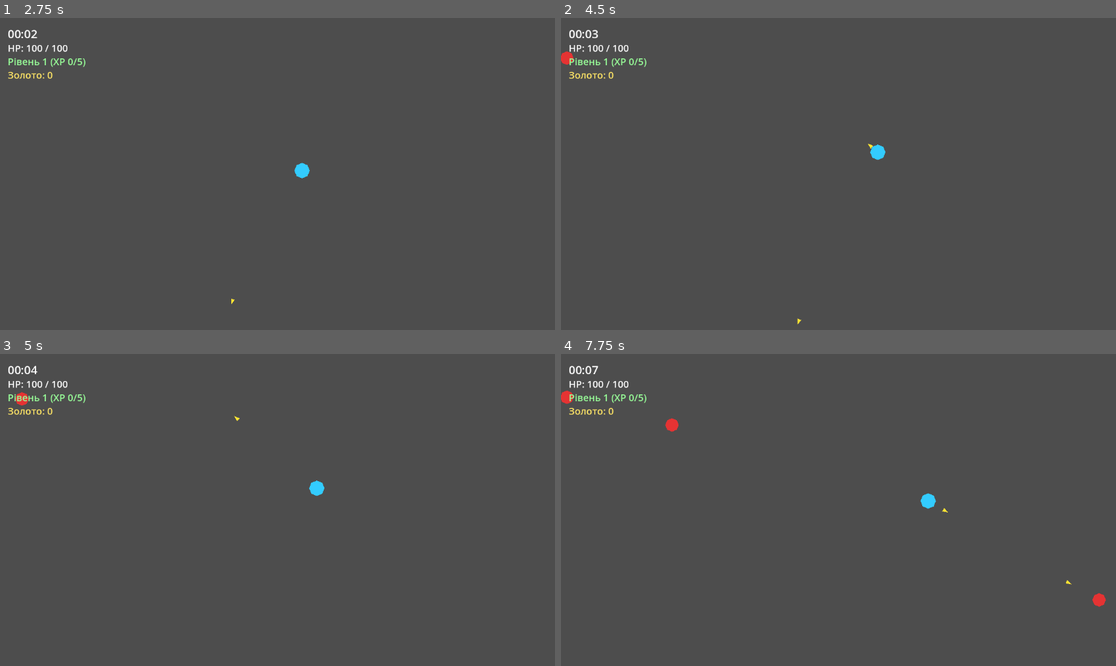
Above: before the commit, frames 1-4 (two rows, left to right).
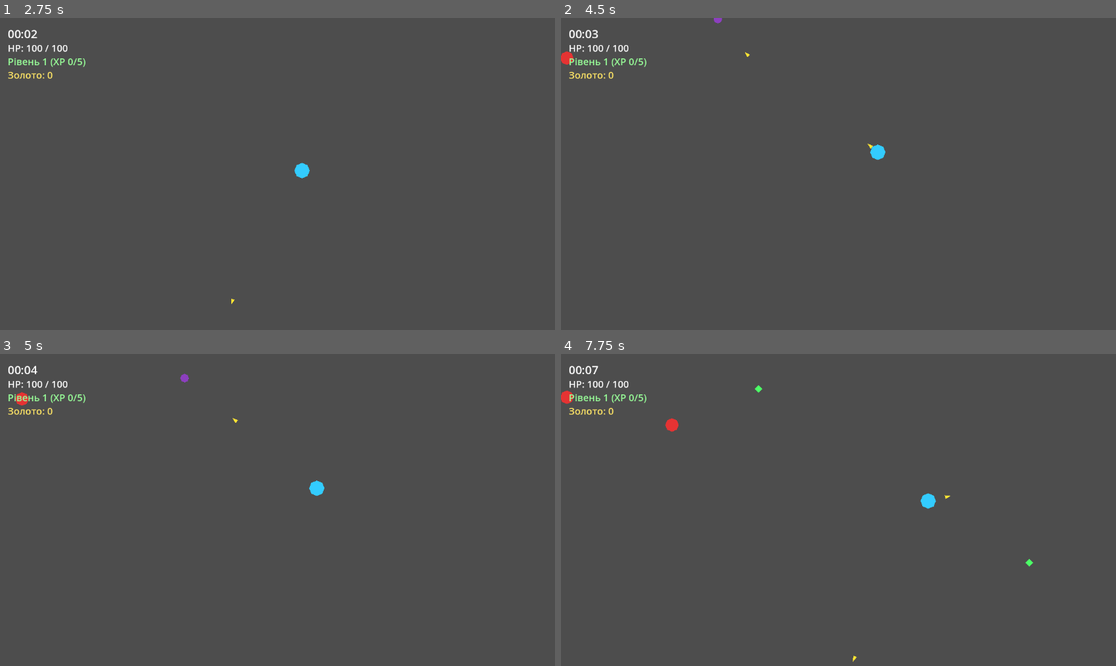
Above: after the commit, the same moments.

Repository: dmytro-matviiv/Run-horde
Game: Godot game, scene res://scenes/main.tscn
Two runs of this game, one before a commit and one after it. Both use one fixed random seed, a clock stepped at 60 frames per second and the inputs below.
Inputs (mouse positions are in pixels of both pictures, inside the frame that each line leads up to):
- Up to frame 1 (2.75 s): click "Грати" at 0.5 s; tap Enter at 1.25 s; move the mouse to (399, 158) at 1.27 s; click (399, 158) at 1.42 s; tap Space at 2 s; drag from (166, 189) to (277, 174) at 2.02 s
- Up to frame 2 (4.5 s): move the mouse to (894, 105) at 2.77 s; click (894, 105) at 2.92 s; tap Enter at 3.5 s; drag from (810, 236) to (860, 170) at 3.52 s; tap Space at 4.25 s; move the mouse to (1005, 220) at 4.27 s; click (1005, 220) at 4.42 s
- Up to frame 3 (5 s): no input
- Up to frame 4 (7.75 s): drag from (672, 463) to (877, 488) at 5.02 s; move the mouse to (866, 510) at 5.77 s; click (866, 510) at 5.92 s; drag from (755, 432) to (905, 491) at 6.52 s; move the mouse to (960, 494) at 7.27 s; click (960, 494) at 7.42 s

Frame 1 is identical in both runs. In frame 2, less than 0.1% of the frame differs, in the area x 27-57%, y 0-99%; in frame 3, less than 0.1%; in frame 4, 0.2%, in the area x 34-99%, y 10-99%.

Commit message:
Фаза 5 (1/3): 5 типів ворогів + 2 боси
Вороги стали дата-драйвовими: EnemyDef (data/enemies/*.tres) описує
стати/вигляд/поведінку одного типу, той самий enemy.tscn/пул
обслуговує всі типи — форма колізії й спрайт перебудовуються заново
при кожному spawn() (новий CircleShape2D), а не мутують спільний
ресурс, який міг би розлитись на інші інстанси в пулі.

5 типів: скелет (базовий), кажан (швидкий/слабкий), голем
(повільний/танк), лучник (дальня атака — новий enemy_projectile.gd,
пуляться так само, як снаряди героя), павук-підривник (вибух по
героєві при смерті). Спавнер обирає тип зважено (spawn_weight) серед
доступних на поточній хвилині (min_spawn_minute).

2 боси (Кістяний Король на 2:00, Голем-Руйнівник на 4:00) — той
самий EnemyDef/enemy.tscn, спавняться напряму спавнером за часом, а
не через звичайний зважений розподіл.

Прибрав старі Balance.ENEMY_* константи (єдиний тип) — тепер стати
живуть у EnemyDef, це не мало дублюватись у двох місцях.

Co-Authored-By: Claude Sonnet 5 <noreply@anthropic.com>

Diff:
--- a/data/balance.gd
+++ b/data/balance.gd
@@ -18,13 +18,9 @@
 const WEAPON_PROJECTILE_SPEED := 400.0
 const WEAPON_PIERCE := 0            # скільки ворогів пробиває наскрізь
 
-# Вороги (базовий тип)
-const ENEMY_HP_BASE := 20.0
-const ENEMY_HP_PER_MINUTE := 6.0    # HP = BASE + PER_MINUTE * хвилина_рану
-const ENEMY_DAMAGE := 8.0
-const ENEMY_SPEED := 70.0
-const ENEMY_XP_DROP := 1
-const ENEMY_GOLD_DROP := 1
+# Вороги — конкретні стати кожного типу тепер в data/enemies/*.tres
+# (EnemyDef), тут лишається тільки спільне для всіх снарядів ворогів.
+const ENEMY_PROJECTILE_SPEED := 250.0
 
 # Спавн ворогів
 const SPAWN_RATE_START := 1.5       # ворогів/сек на старті рану
--- /dev/null
+++ b/data/enemies/archer.tres
@@ -0,0 +1,20 @@
+[gd_resource type="Resource" load_steps=2 format=3]
+
+[ext_resource type="Script" path="res://data/enemies/enemy_def.gd" id="1"]
+
+[resource]
+script = ExtResource("1")
+id = &"archer"
+title = "Лучник"
+hp_base = 14.0
+hp_per_minute = 3.5
+damage = 7.0
+speed = 65.0
+xp_drop = 1
+gold_drop = 2
+radius = 12.0
+color = Color(0.3, 0.75, 0.35, 1)
+attack_type = "ranged"
+explodes_on_death = false
+min_spawn_minute = 1.5
+spawn_weight = 2.5
--- /dev/null
+++ b/data/enemies/bat.tres
@@ -0,0 +1,20 @@
+[gd_resource type="Resource" load_steps=2 format=3]
+
+[ext_resource type="Script" path="res://data/enemies/enemy_def.gd" id="1"]
+
+[resource]
+script = ExtResource("1")
+id = &"bat"
+title = "Кажан"
+hp_base = 10.0
+hp_per_minute = 2.5
+damage = 5.0
+speed = 150.0
+xp_drop = 1
+gold_drop = 1
+radius = 9.0
+color = Color(0.55, 0.25, 0.75, 1)
+attack_type = "melee"
+explodes_on_death = false
+min_spawn_minute = 0.0
+spawn_weight = 4.0
--- /dev/null
+++ b/data/enemies/bomber_spider.tres
@@ -0,0 +1,20 @@
+[gd_resource type="Resource" load_steps=2 format=3]
+
+[ext_resource type="Script" path="res://data/enemies/enemy_def.gd" id="1"]
+
+[resource]
+script = ExtResource("1")
+id = &"bomber_spider"
+title = "Павук-підривник"
+hp_base = 16.0
+hp_per_minute = 4.0
+damage = 12.0
+speed = 95.0
+xp_drop = 1
+gold_drop = 2
+radius = 11.0
+color = Color(0.95, 0.55, 0.15, 1)
+attack_type = "melee"
+explodes_on_death = true
+min_spawn_minute = 2.0
+spawn_weight = 2.0
--- /dev/null
+++ b/data/enemies/boss_bone_king.tres
@@ -0,0 +1,20 @@
+[gd_resource type="Resource" load_steps=2 format=3]
+
+[ext_resource type="Script" path="res://data/enemies/enemy_def.gd" id="1"]
+
+[resource]
+script = ExtResource("1")
+id = &"boss_bone_king"
+title = "Кістяний Король"
+hp_base = 500.0
+hp_per_minute = 0.0
+damage = 20.0
+speed = 55.0
+xp_drop = 15
+gold_drop = 30
+radius = 36.0
+color = Color(0.85, 0.75, 0.2, 1)
+attack_type = "melee"
+explodes_on_death = false
+min_spawn_minute = 0.0
+spawn_weight = 0.0
--- /dev/null
+++ b/data/enemies/boss_golem_destroyer.tres
@@ -0,0 +1,20 @@
+[gd_resource type="Resource" load_steps=2 format=3]
+
+[ext_resource type="Script" path="res://data/enemies/enemy_def.gd" id="1"]
+
+[resource]
+script = ExtResource("1")
+id = &"boss_golem_destroyer"
+title = "Голем-Руйнівник"
+hp_base = 900.0
+hp_per_minute = 0.0
+damage = 26.0
+speed = 45.0
+xp_drop = 25
+gold_drop = 50
+radius = 44.0
+color = Color(0.6, 0.15, 0.15, 1)
+attack_type = "melee"
+explodes_on_death = false
+min_spawn_minute = 0.0
+spawn_weight = 0.0
--- /dev/null
+++ b/data/enemies/enemy_def.gd
@@ -0,0 +1,23 @@
+extends Resource
+class_name EnemyDef
+
+## Опис одного типу ворога — стати, вигляд і поведінка в одному місці.
+## min_spawn_minute визначає, з якої хвилини рану цей тип може випасти
+## в спавнера; spawn_weight — наскільки він частіший за інші доступні
+## типи (звичайний рандомний вибір, не для босів — тих спавнер
+## викликає напряму за часом).
+
+@export var id: StringName
+@export var title: String
+@export var hp_base: float
+@export var hp_per_minute: float
+@export var damage: float
+@export var speed: float
+@export var xp_drop: int = 1
+@export var gold_drop: int = 1
+@export var radius: float = 14.0
+@export var color: Color = Color(0.9, 0.2, 0.2)
+@export_enum("melee", "ranged") var attack_type: String = "melee"
+@export var explodes_on_death: bool = false
+@export var min_spawn_minute: float = 0.0
+@export var spawn_weight: float = 1.0
--- /dev/null
+++ b/data/enemies/golem.tres
@@ -0,0 +1,20 @@
+[gd_resource type="Resource" load_steps=2 format=3]
+
+[ext_resource type="Script" path="res://data/enemies/enemy_def.gd" id="1"]
+
+[resource]
+script = ExtResource("1")
+id = &"golem"
+title = "Голем"
+hp_base = 70.0
+hp_per_minute = 16.0
+damage = 16.0
+speed = 40.0
+xp_drop = 2
+gold_drop = 3
+radius = 22.0
+color = Color(0.5, 0.45, 0.4, 1)
+attack_type = "melee"
+explodes_on_death = false
+min_spawn_minute = 1.0
+spawn_weight = 2.0
--- /dev/null
+++ b/data/enemies/skeleton.tres
@@ -0,0 +1,20 @@
+[gd_resource type="Resource" load_steps=2 format=3]
+
+[ext_resource type="Script" path="res://data/enemies/enemy_def.gd" id="1"]
+
+[resource]
+script = ExtResource("1")
+id = &"skeleton"
+title = "Скелет"
+hp_base = 20.0
+hp_per_minute = 6.0
+damage = 8.0
+speed = 70.0
+xp_drop = 1
+gold_drop = 1
+radius = 14.0
+color = Color(0.9, 0.2, 0.2, 1)
+attack_type = "melee"
+explodes_on_death = false
+min_spawn_minute = 0.0
+spawn_weight = 5.0
--- a/project.godot
+++ b/project.godot
@@ -31,6 +31,7 @@
 2d_physics/layer_3="enemies"
 2d_physics/layer_4="player_projectiles"
 2d_physics/layer_5="pickups"
+2d_physics/layer_6="enemy_projectiles"
 
 [rendering]
 
--- a/scenes/run/enemy.gd
+++ b/scenes/run/enemy.gd
@@ -1,22 +1,31 @@
 extends CharacterBody2D
 
-## Ворог: по прямій переслідує героя, при контакті завдає шкоди.
-## Живе в ObjectPool — замість _ready() ініціалізацію робить spawn(),
-## яку викликає спавнер щоразу, коли дістає інстанс із пулу.
+## Ворог. Конкретний тип (стати/вигляд/поведінка) задає EnemyDef,
+## переданий у spawn() — той самий вузол із пулу можна перевикористати
+## під БУДЬ-ЯКИЙ тип ворога, тому форму колізії й колір спрайту щоразу
+## перебудовуємо наново (новий CircleShape2D), а не мінятимемо
+## існуючий ресурс — інакше зміна розлилась би на інші інстанси в
+## пулі, якби Godot вирішив поділити той самий ресурс між ними.
+
+const RANGED_ATTACK_RANGE := 220.0    # тримається на цій відстані й стріляє
+const RANGED_ATTACK_COOLDOWN := 1.6
+const EXPLOSION_RADIUS := 70.0
 
 @onready var collision_shape: CollisionShape2D = $CollisionShape2D
+@onready var sprite: Polygon2D = $Sprite
 
 var current_hp: float
-var move_speed: float
-var contact_damage: float
 var xp_drop: int
 var gold_drop: int
 
+var _def: EnemyDef
 var _hero: Node2D
 var _pool: ObjectPool
 var _crystal_pool: ObjectPool
+var _projectile_pool: ObjectPool
 var _on_death: Callable
 var _active := false
+var _ranged_cooldown_left := 0.0
 
 func _ready() -> void:
 	add_to_group("enemies")
@@ -27,22 +36,29 @@
 func set_crystal_pool(crystal_pool: ObjectPool) -> void:
 	_crystal_pool = crystal_pool
 
-## Масштабування HP за хвилиною рану винесене сюди, а не в спавнер,
-## бо це властивість конкретного ворога, а не логіка спавну.
-func spawn(spawn_position: Vector2, hero: Node2D, minute_of_run: float, on_death: Callable) -> void:
+func set_projectile_pool(projectile_pool: ObjectPool) -> void:
+	_projectile_pool = projectile_pool
+
+func spawn(spawn_position: Vector2, hero: Node2D, minute_of_run: float, on_death: Callable, def: EnemyDef) -> void:
 	global_position = spawn_position
 	_hero = hero
 	_on_death = on_death
-	current_hp = Balance.ENEMY_HP_BASE + Balance.ENEMY_HP_PER_MINUTE * minute_of_run
-	move_speed = Balance.ENEMY_SPEED
-	contact_damage = Balance.ENEMY_DAMAGE
-	xp_drop = Balance.ENEMY_XP_DROP
-	gold_drop = Balance.ENEMY_GOLD_DROP
+	_def = def
+	current_hp = def.hp_base + def.hp_per_minute * minute_of_run
+	xp_drop = def.xp_drop
+	gold_drop = def.gold_drop
+	_ranged_cooldown_left = RANGED_ATTACK_COOLDOWN * 0.5
 
-## disabled міняємо через set_deferred, бо це найчастіше викликається
-## з _die()/_on_body_entered() — тобто просто посеред обробки фізичних
-## колізій. Пряма зміна disabled у цей момент падає з помилкою
-## "flushing queries" — set_deferred відкладає її до безпечного моменту.
+	var shape := CircleShape2D.new()
+	shape.radius = def.radius
+	collision_shape.shape = shape
+
+	sprite.color = def.color
+	sprite.polygon = _make_polygon(def.radius)
+
+## disabled міняємо через set_deferred — pool_deactivate() тут
+## викликається з _die(), тобто посеред обробки фізичних колізій,
+## де пряма зміна disabled падає з помилкою "flushing queries".
 func pool_activate() -> void:
 	_active = true
 	visible = true
@@ -54,14 +70,42 @@
 	collision_shape.set_deferred("disabled", true)
 	global_position = Vector2(-10000, -10000)
 
-func _physics_process(_delta: float) -> void:
+func _physics_process(delta: float) -> void:
 	if not _active or _hero == null:
 		return
-	velocity = global_position.direction_to(_hero.global_position) * move_speed
+	if _def.attack_type == "ranged":
+		_process_ranged(delta)
+	else:
+		_process_melee()
+
+func _process_melee() -> void:
+	velocity = global_position.direction_to(_hero.global_position) * _def.speed
 	move_and_slide()
 
+## Тримається на RANGED_ATTACK_RANGE від героя й періодично стріляє,
+## замість того щоб іти в контактну атаку впритул.
+func _process_ranged(delta: float) -> void:
+	var distance := global_position.distance_to(_hero.global_position)
+	if distance > RANGED_ATTACK_RANGE:
+		velocity = global_position.direction_to(_hero.global_position) * _def.speed
+	else:
+		velocity = Vector2.ZERO
+	move_and_slide()
+
+	_ranged_cooldown_left -= delta
+	if _ranged_cooldown_left <= 0.0 and distance <= RANGED_ATTACK_RANGE * 1.3:
+		_fire_at_hero()
+		_ranged_cooldown_left = RANGED_ATTACK_COOLDOWN
+
+func _fire_at_hero() -> void:
+	if _projectile_pool == null:
+		return
+	var projectile: Node = _projectile_pool.acquire()
+	var direction := global_position.direction_to(_hero.global_position)
+	projectile.spawn(global_position, direction, _def.damage, Balance.ENEMY_PROJECTILE_SPEED)
+
 func get_contact_damage() -> float:
-	return contact_damage
+	return _def.damage
 
 func take_damage(amount: float) -> void:
 	if not _active:
@@ -73,7 +117,26 @@
 func _die() -> void:
 	if _on_death.is_valid():
 		_on_death.call()
+	if _def.explodes_on_death:
+		_explode()
 	if _crystal_pool != null:
 		var crystal: Node = _crystal_pool.acquire()
 		crystal.spawn(global_position, xp_drop, gold_drop)
 	_pool.release(self)
+
+## АоЕ-шкода герою, якщо той опинився поруч у момент смерті ворога
+## (павук-підривник). Поважає i-фрейми героя, як і звичайний контакт.
+func _explode() -> void:
+	if _hero == null or global_position.distance_to(_hero.global_position) > EXPLOSION_RADIUS:
+		return
+	if _hero.has_method("is_invulnerable") and _hero.is_invulnerable():
+		return
+	if _hero.has_method("take_damage"):
+		_hero.take_damage(_def.damage)
+
+static func _make_polygon(radius: float) -> PackedVector2Array:
+	var points := PackedVector2Array()
+	for i in 8:
+		var angle := TAU / 8.0 * i
+		points.append(Vector2(cos(angle), sin(angle)) * radius)
+	return points
--- /dev/null
+++ b/scenes/run/enemy_projectile.gd
@@ -0,0 +1,59 @@
+extends Area2D
+
+## Снаряд ворога-лучника: летить по прямій, завдає шкоди героєві на
+## контакті. Пулиться так само, як снаряд героя — на пізніх хвилинах
+## рану лучників може бути кілька одночасно.
+
+const MAX_LIFETIME := 3.0
+
+@onready var collision_shape: CollisionShape2D = $CollisionShape2D
+
+var _direction := Vector2.ZERO
+var _damage := 0.0
+var _speed := 0.0
+var _lifetime_left := 0.0
+var _active := false
+var _pool: ObjectPool
+
+func _ready() -> void:
+	body_entered.connect(_on_body_entered)
+
+func set_pool(pool: ObjectPool) -> void:
+	_pool = pool
+
+func spawn(from_position: Vector2, direction: Vector2, damage: float, speed: float) -> void:
+	global_position = from_position
+	_direction = direction
+	rotation = direction.angle()
+	_damage = damage
+	_speed = speed
+	_lifetime_left = MAX_LIFETIME
+
+func pool_activate() -> void:
+	_active = true
+	visible = true
+	collision_shape.set_deferred("disabled", false)
+
+func pool_deactivate() -> void:
+	_active = false
+	visible = false
+	collision_shape.set_deferred("disabled", true)
+	global_position = Vector2(-10000, -10000)
+
+func _physics_process(delta: float) -> void:
+	if not _active:
+		return
+	global_position += _direction * _speed * delta
+	_lifetime_left -= delta
+	if _lifetime_left <= 0.0:
+		_pool.release(self)
+
+## Не б'є героя під час i-фреймів — так само, як контактна шкода,
+## інакше стрільба лучника обходила б невразливість після удару.
+func _on_body_entered(body: Node) -> void:
+	if not _active:
+		return
+	if body.has_method("take_damage") and body.has_method("is_invulnerable"):
+		if not body.is_invulnerable():
+			body.take_damage(_damage)
+	_pool.release(self)
--- /dev/null
+++ b/scenes/run/enemy_projectile.tscn
@@ -0,0 +1,18 @@
+[gd_scene load_steps=3 format=3]
+
+[ext_resource type="Script" path="res://scenes/run/enemy_projectile.gd" id="1"]
+
+[sub_resource type="CircleShape2D" id="CircleShape2D_enemy_projectile"]
+radius = 6.0
+
+[node name="EnemyProjectile" type="Area2D"]
+collision_layer = 32
+collision_mask = 2
+script = ExtResource("1")
+
+[node name="Sprite" type="Polygon2D" parent="."]
+color = Color(0.3, 0.9, 0.4, 1)
+polygon = PackedVector2Array(-4, -4, 8, 0, -4, 4)
+
+[node name="CollisionShape2D" type="CollisionShape2D" parent="."]
+shape = SubResource("CircleShape2D_enemy_projectile")
--- a/scenes/run/hero.gd
+++ b/scenes/run/hero.gd
@@ -208,6 +208,11 @@
 	for body in damage_aura.get_overlapping_bodies():
 		if body.has_method("take_damage"):
 			body.take_damage(damage)
+
+## Потрібен снарядам ворога-лучника й вибуху павука-підривника, щоб
+## теж поважати i-фрейми, а не бити героя в обхід невразливості.
+func is_invulnerable() -> bool:
+	return _invulnerable
 
 func take_damage(amount: float) -> void:
 	var actual_damage := maxf(1.0, amount - _armor_flat_reduction)
--- a/scenes/run/run.gd
+++ b/scenes/run/run.gd
@@ -9,6 +9,7 @@
 
 const ENEMY_SCENE := preload("res://scenes/run/enemy.tscn")
 const PROJECTILE_SCENE := preload("res://scenes/run/projectile.tscn")
+const ENEMY_PROJECTILE_SCENE := preload("res://scenes/run/enemy_projectile.tscn")
 const CRYSTAL_SCENE := preload("res://scenes/run/xp_crystal.tscn")
 const LEVEL_UP_CHOICE_SCENE := preload("res://scenes/ui/level_up_choice.tscn")
 const RESULTS_SCENE_PATH := "res://scenes/ui/results.tscn"
@@ -16,6 +17,7 @@
 @onready var hero: CharacterBody2D = $Hero
 @onready var enemy_container: Node2D = $EnemyContainer
 @onready var projectile_container: Node2D = $ProjectileContainer
+@onready var enemy_projectile_container: Node2D = $EnemyProjectileContainer
 @onready var crystal_container: Node2D = $CrystalContainer
 @onready var spawner: Node = $Spawner
 @onready var hud: CanvasLayer = $HUD
@@ -35,6 +37,7 @@
 	# секунди рану не тригерили instantiate() посеред бою.
 	var enemy_pool := ObjectPool.new(ENEMY_SCENE, enemy_container, 20)
 	var projectile_pool := ObjectPool.new(PROJECTILE_SCENE, projectile_container, 10)
+	var enemy_projectile_pool := ObjectPool.new(ENEMY_PROJECTILE_SCENE, enemy_projectile_container, 5)
 	var crystal_pool := ObjectPool.new(CRYSTAL_SCENE, crystal_container, 20)
 
 	hero.setup(projectile_pool)
@@ -45,7 +48,7 @@
 	# від "Стартового рівня") — сигнал має бути підключений до цього.
 	hero.apply_meta_upgrades(GameState.meta_upgrade_levels)
 
-	spawner.setup(enemy_pool, crystal_pool, hero, self, _on_enemy_died)
+	spawner.setup(enemy_pool, crystal_pool, enemy_projectile_pool, hero, self, _on_enemy_died)
 
 	game_over_label.visible = false
 	_update_hud()
--- a/scenes/run/run.tscn
+++ b/scenes/run/run.tscn
@@ -13,6 +13,8 @@
 [node name="EnemyContainer" type="Node2D" parent="."]
 
 [node name="ProjectileContainer" type="Node2D" parent="."]
+
+[node name="EnemyProjectileContainer" type="Node2D" parent="."]
 
 [node name="CrystalContainer" type="Node2D" parent="."]
 
--- a/scripts/systems/spawner.gd
+++ b/scripts/systems/spawner.gd
@@ -3,36 +3,84 @@
 ## Спавнер ворогів: з часом дедалі частіше створює ворогів за межами
 ## екрана по колу навколо героя. Інтенсивність росте лінійно від
 ## SPAWN_RATE_START до SPAWN_RATE_END за RUN_DURATION секунд.
+## Тип конкретного ворога — випадковий (з вагою spawn_weight) серед
+## тих, чий EnemyDef.min_spawn_minute уже настав. Боси спавняться
+## окремо, напряму за часом (2:00 і 4:00), а не через цей розподіл.
+
+const ENEMY_DEFS: Array[EnemyDef] = [
+	preload("res://data/enemies/skeleton.tres"),
+	preload("res://data/enemies/bat.tres"),
+	preload("res://data/enemies/golem.tres"),
+	preload("res://data/enemies/archer.tres"),
+	preload("res://data/enemies/bomber_spider.tres"),
+]
+
+const BOSS_DEFS: Array[EnemyDef] = [
+	preload("res://data/enemies/boss_bone_king.tres"),
+	preload("res://data/enemies/boss_golem_destroyer.tres"),
+]
+const BOSS_SPAWN_SECONDS: Array[float] = [120.0, 240.0]   # 2:00, 4:00
 
 var _enemy_pool: ObjectPool
 var _crystal_pool: ObjectPool
+var _enemy_projectile_pool: ObjectPool
 var _hero: Node2D
 var _run: Run
 var _on_enemy_died: Callable
 
 var _spawn_accumulator := 0.0
+var _bosses_spawned: Array[bool] = [false, false]
 
-func setup(enemy_pool: ObjectPool, crystal_pool: ObjectPool, hero: Node2D, run: Run, on_enemy_died: Callable) -> void:
+func setup(enemy_pool: ObjectPool, crystal_pool: ObjectPool, enemy_projectile_pool: ObjectPool, hero: Node2D, run: Run, on_enemy_died: Callable) -> void:
 	_enemy_pool = enemy_pool
 	_crystal_pool = crystal_pool
+	_enemy_projectile_pool = enemy_projectile_pool
 	_hero = hero
 	_run = run
 	_on_enemy_died = on_enemy_died
 
 func _process(delta: float) -> void:
 	var minute := _run.get_elapsed_minutes()
+
+	_check_boss_spawns(minute * 60.0, minute)
+
 	var progress := clampf(minute / (Balance.RUN_DURATION / 60.0), 0.0, 1.0)
 	var current_rate := lerpf(Balance.SPAWN_RATE_START, Balance.SPAWN_RATE_END, progress)
 
 	_spawn_accumulator += current_rate * delta
 	while _spawn_accumulator >= 1.0:
 		_spawn_accumulator -= 1.0
-		_spawn_enemy(minute)
+		_spawn_enemy(minute, _pick_enemy_def(minute))
 
-func _spawn_enemy(minute: float) -> void:
+func _check_boss_spawns(elapsed_seconds: float, minute: float) -> void:
+	for i in BOSS_SPAWN_SECONDS.size():
+		if not _bosses_spawned[i] and elapsed_seconds >= BOSS_SPAWN_SECONDS[i]:
+			_bosses_spawned[i] = true
+			_spawn_enemy(minute, BOSS_DEFS[i])
+
+## Випадковий тип серед доступних на цій хвилині, зважений на
+## spawn_weight (частіші типи випадають частіше).
+func _pick_enemy_def(minute: float) -> EnemyDef:
+	var available: Array[EnemyDef] = []
+	var total_weight := 0.0
+	for def in ENEMY_DEFS:
+		if minute >= def.min_spawn_minute:
+			available.append(def)
+			total_weight += def.spawn_weight
+	if available.is_empty():
+		return ENEMY_DEFS[0]
+	var roll := randf() * total_weight
+	for def in available:
+		roll -= def.spawn_weight
+		if roll <= 0.0:
+			return def
+	return available[available.size() - 1]
+
+func _spawn_enemy(minute: float, def: EnemyDef) -> void:
 	var enemy: Node = _enemy_pool.acquire()
 	enemy.set_crystal_pool(_crystal_pool)
-	enemy.spawn(_random_spawn_position(), _hero, minute, _on_enemy_died)
+	enemy.set_projectile_pool(_enemy_projectile_pool)
+	enemy.spawn(_random_spawn_position(), _hero, minute, _on_enemy_died, def)
 
 ## Точка за межами екрана, по колу навколо героя.
 func _random_spawn_position() -> Vector2:
Not shown, added: scenes/ui/offline_reward.gd.uid
Not shown, added: scripts/autoload/ads_manager.gd.uid
Not shown, removed: data/enemies/.gitkeep
